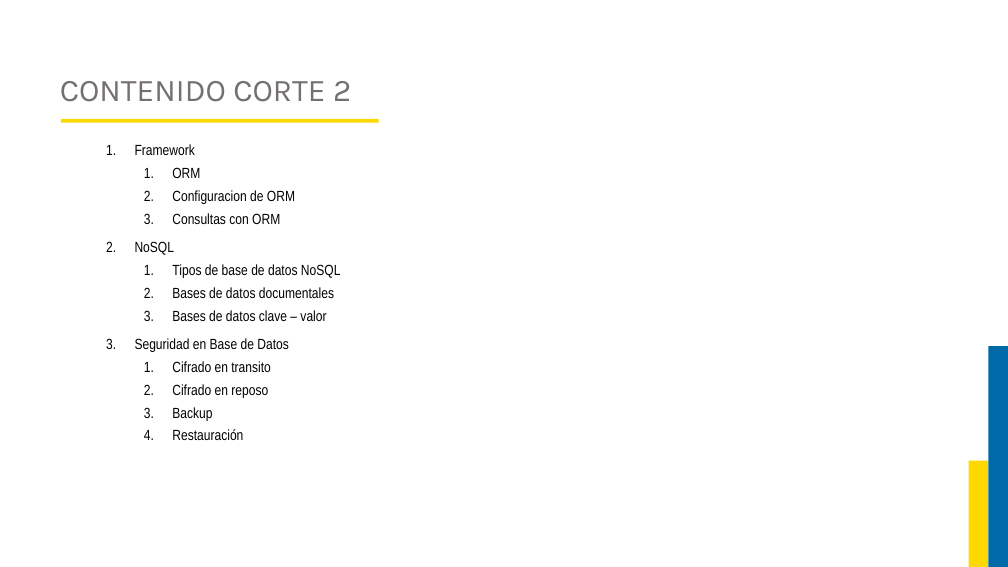
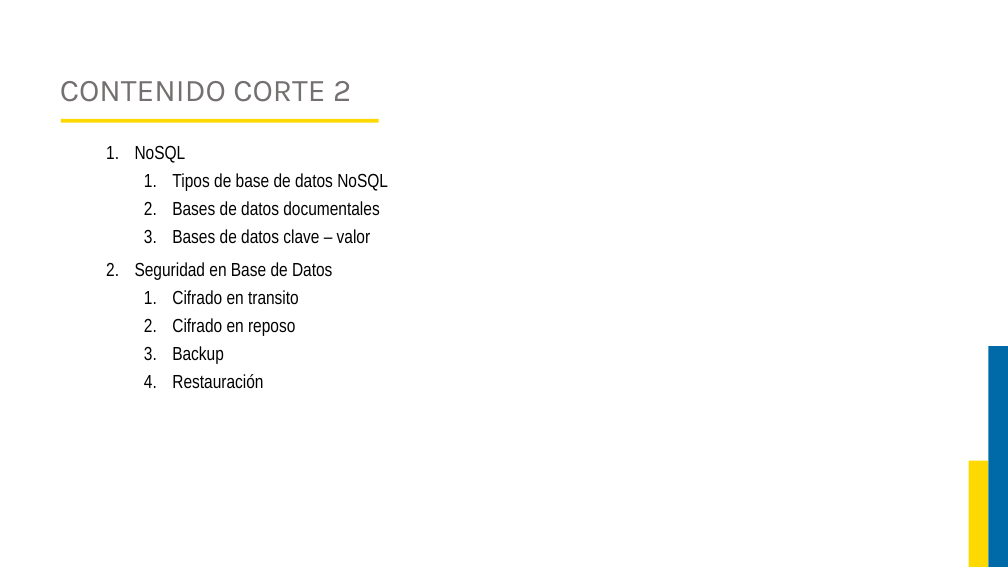
Before and after one commit to JorgeAlejandroAguirreGutierrez/proyecto-luis, a slide deck: slide 8 of Curso Base de Datos 2/Diapositivas.pptx. Drawn at 1008x567 pixels with LibreOffice and Linux fonts; fonts in the diff are those of the drawing; background and template pictures are left out. Boxes give left, top, right and bottom in pixels: in the first picture for what was removed or moved away, otherwise in the second. Text is boxed around its words. In the diff, an @@ line names an element or a change of style, - is before the commit and + after.

```diff
--- a/Curso Base de Datos 2/Diapositivas.pptx
+++ b/Curso Base de Datos 2/Diapositivas.pptx
@@ text "NoSQL" at <box>135,145,388,389</box>: size 14 to 18 pt @@
@@ text at <box>135,144,295,224</box>: paragraphs removed @@
-1. Framework
-  1. ORM
-  2. Configuracion de ORM
-  3. Consultas con ORM
```
Also in this commit, not shown: 2 other slides changed, 73 slides added, 1 slide removed, 1 other file.
